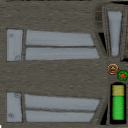
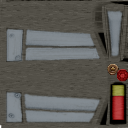
Revision of a layered 128 x 128 image; what changed, layer by layer:
added layer "color_red_shotgun2" (soft light) above "color_green" over [20, 0, 128, 124]
renamed "color" to "color_green", hid it, moved it above "shell_front", painted on it over [20, 0, 128, 124]
painted on "shell_front" over [117, 70, 128, 81]
